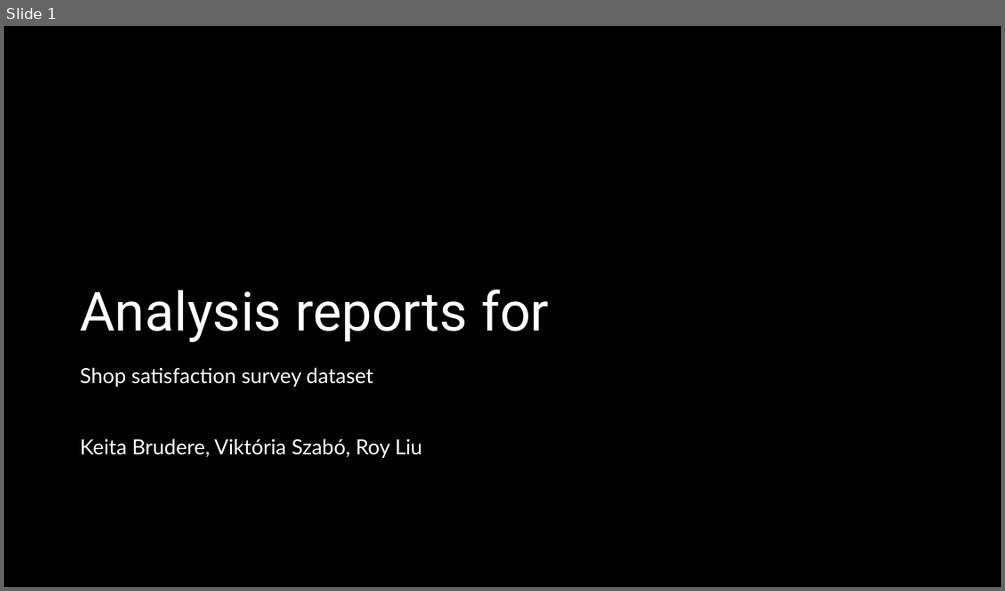
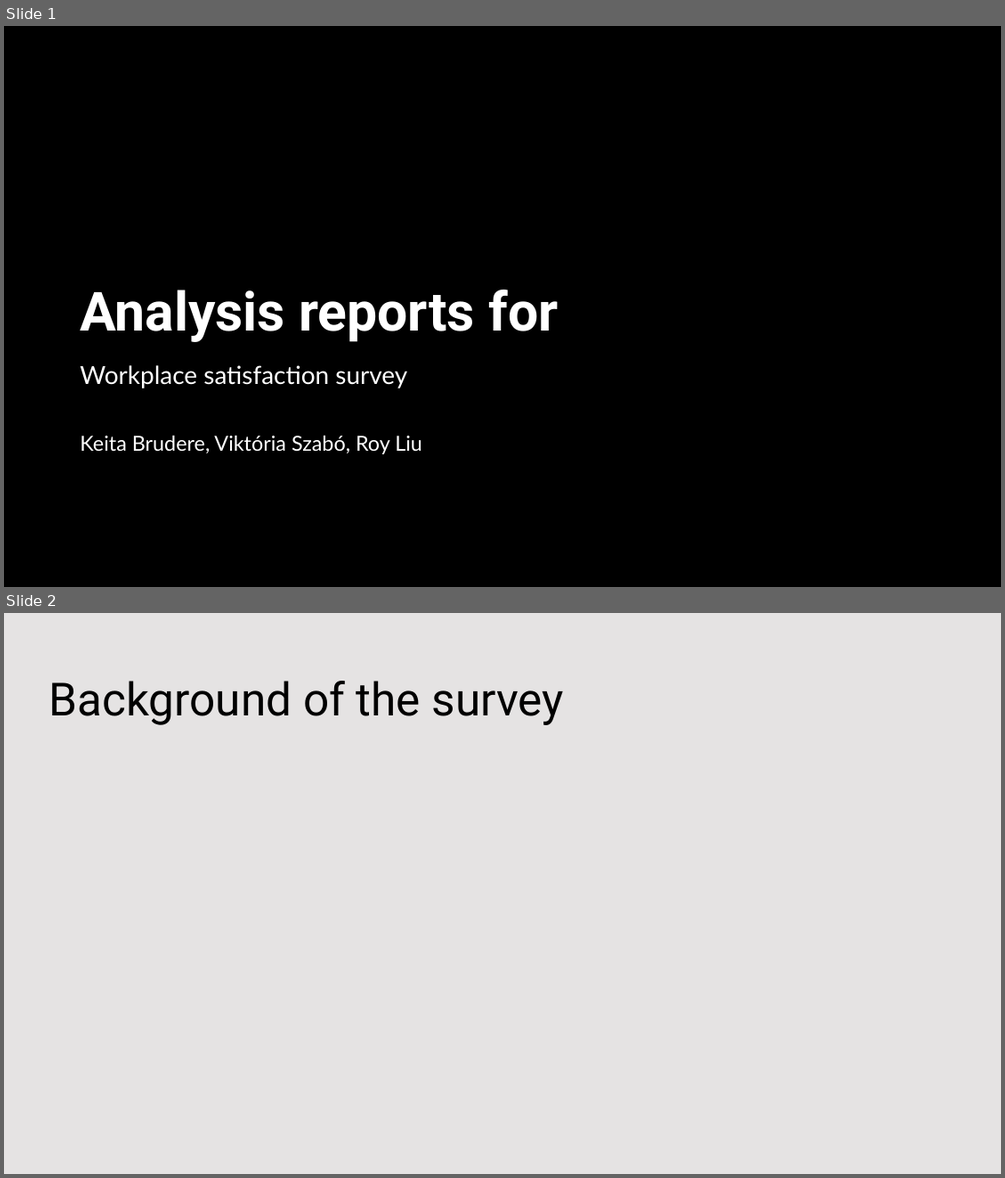
Before and after one commit to KatieRJ/BigDataProject, a slide deck: BigDataProject presentation.pptx. Shown one above the other, each under a label of ours: slide 1 before the commit, slides 1 and 2 after it. The pictures are 1005x591 and 1005x1178 pixels, drawn with LibreOffice and Linux fonts; fonts in the diff are those of the drawing; background and template pictures are left out; a plain dark background stands for a picture behind light text. Boxes give left, top, right and bottom in pixels: in the first picture for what was removed or moved away, otherwise in the second. Text is boxed around its words. In the diff, an @@ line names an element or a change of style, - is before the commit and + after.

```diff
--- a/BigDataProject presentation.pptx
+++ b/BigDataProject presentation.pptx
@@ slide 2 added at box(4, 613, 1001, 1174), background #FFFFFF @@
@@ rectangle added at box(4, 613, 1001, 1174), fill #DBD8D8 at 70% opacity @@
@@ title added at box(49, 681, 564, 725), 44 pt, text #000000 @@
+Background of the survey
@@ slide 1 changed as well @@
@@ title "Analysis reports for" at box(80, 289, 558, 342): bold on @@
@@ subtitle at box(80, 365, 407, 388): text changed; size 20 to 24 pt @@
-Shop satisfaction survey dataset
+Workplace satisfaction survey
@@ subtitle at box(80, 435, 422, 454): line spacing 1 to 0.9 @@
```
Also in this commit, not shown: 2 other slides added, 1 other file.
